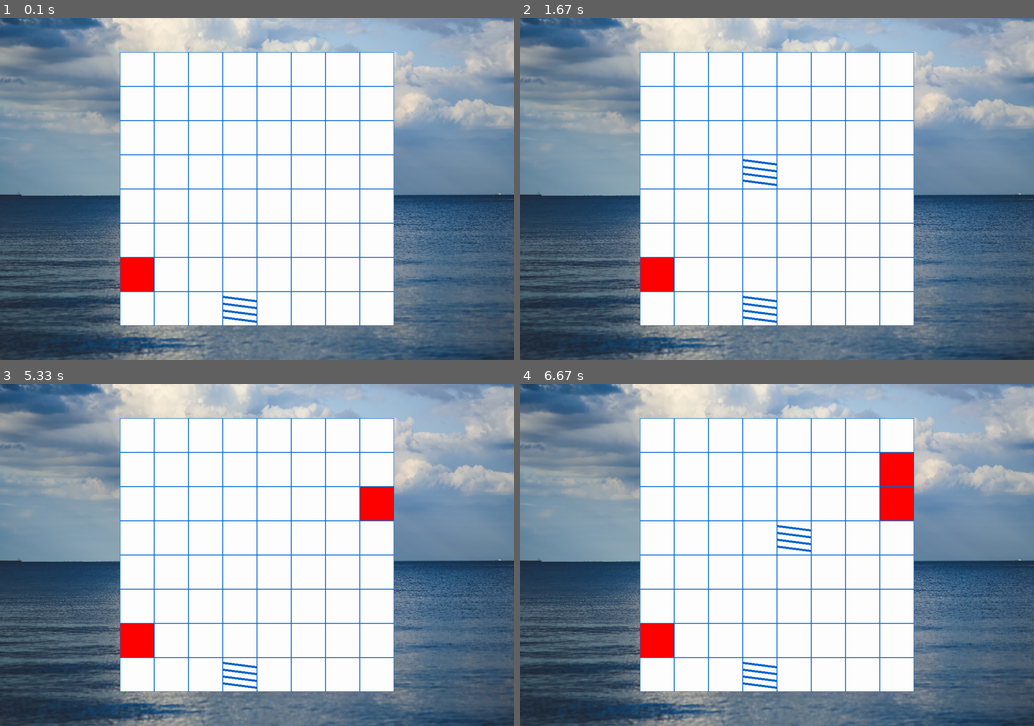
Above: before the commit, frames 1-4 (two rows, left to right).
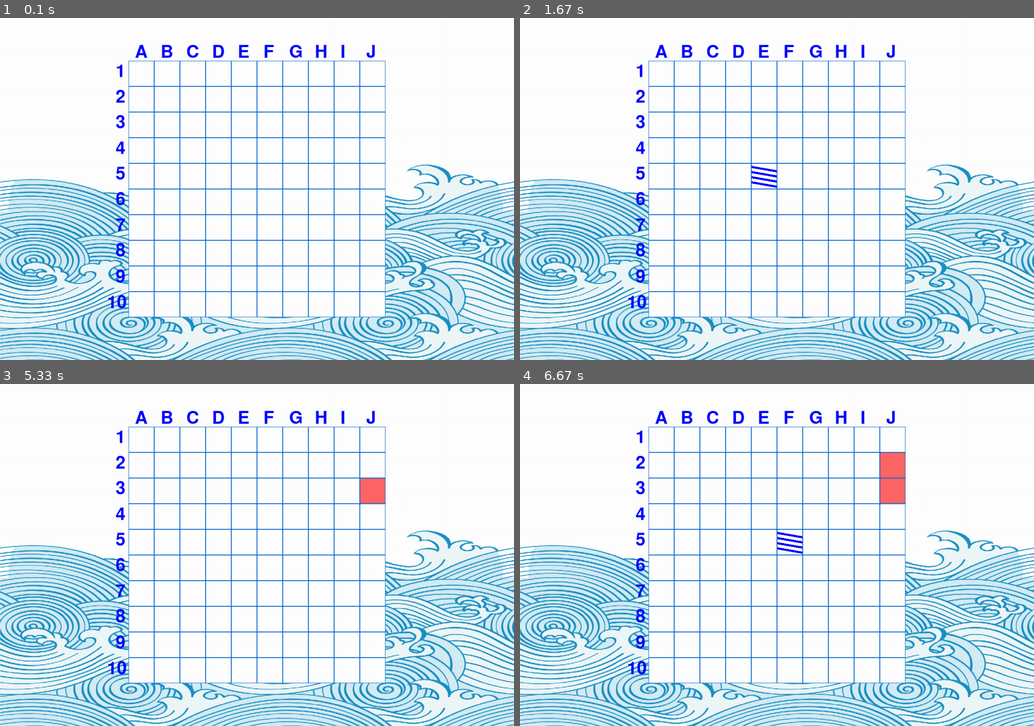
Above: after the commit, the same moments.

Repository: WingiM/PygameMiniGames
Game: pygame game, started from SeaBattle.py
Same seed, same stepped clock (60 frames per second), same inputs: the game is played once before the commit and once after it.
Inputs (mouse positions are in pixels of both pictures, inside the frame that each line leads up to):
- Up to frame 1 (0.1 s): no input
- Up to frame 2 (1.67 s): click (777, 189) at 0.38 s
- Up to frame 3 (5.33 s): click (364, 493) at 5.22 s
- Up to frame 4 (6.67 s): click (890, 472) at 5.55 s; click (797, 541) at 5.88 s

The runs differ from the first frame. In frame 1, 64% of the frame differs, in the area x 0-100%, y 0-100%; in frame 2, 64%; in frame 3, 65%; in frame 4, 65%.

Commit message:
Made SeaBattle.py

Diff:
--- a/SB_player1.txt
+++ b/SB_player1.txt
@@ -1,8 +1,10 @@
-.###...#
-.......#
-.#.##..#
-.#.....#
-.....#..
-..#..#.#
-+.......
-#.#@#.#.
+.###..#...
+.........#
+....##...#
+##.......#
+.........#
+..#..#....
+#....#....
+#.......#.
+#.#.......
+..........
--- a/SB_player2.txt
+++ b/SB_player2.txt
@@ -1,8 +1,10 @@
-.###...#
-.......#
-.#.##..#
-.#.....#
-.....#..
-..#..#.#
-+.......
-#.#@#.#.
+.###..#...
+.........#
+....##...#
+##.......#
+.........#
+..#..#....
+#....#....
+#.......#.
+#.........
+......#...
--- a/SeaBattle.py
+++ b/SeaBattle.py
@@ -1,9 +1,8 @@
 import pygame
 from itertools import product
 from Board import Board
-# from load_image import load_image
-# from load_sound import load_sound
-from constants import WIDTH, HEIGHT, COLORS, SB_CELL_SIZE, SB_CD_LEN
+from constants import WIDTH, HEIGHT, SB_CELL_SIZE, SB_CD_LENGTH, SB_FONT_COLOR, SB_PLAYER1_FILENAME, \
+    SB_PLAYER2_FILENAME, SB_EXPLOSION_SOUND, SB_MISS_SOUND, WIN_SOUND, COLORS
 from load_image import load_image
 from load_sound import load_sound
 
@@ -12,9 +11,63 @@
 screen = pygame.display.set_mode(size)
 
 
-def check_equal_coordinates(arr) -> bool:  # Проверяет, нет ли "косых" кораблей
-    a, all_x = list(map(lambda w: w[0], arr)), True
-    b, all_y = list(map(lambda w: w[1], arr)), True
+def create_ship_map(arrangement, filename) -> dict:  # Создает "карту" расстановки кораблей
+    ships = {1: [], 2: [], 3: [], 4: []}
+
+    # Для каждого значения координат X и Y создается массив координат, где расположены корабли
+    xs = {0: [], 1: [], 2: [], 3: [], 4: [], 5: [], 6: [], 7: [], 8: [], 9: []}
+    ys = {0: [], 1: [], 2: [], 3: [], 4: [], 5: [], 6: [], 7: [], 8: [], 9: []}
+
+    for i in range(len(arrangement)):
+        for j in range(len(arrangement[i])):
+            if arrangement[i][j] == '#':
+                # Одиночные корабли можно сразу исключить
+                if get_round_ships_count(arrangement, j, i) == 1:
+                    ships[1].append([(j, i)])
+                    continue
+                xs[j].append((j, i))
+                ys[i].append((j, i))
+
+    # Происходит поиск кораблей по оси X
+    for n in xs:
+        coords = []
+        for i in xs[n]:
+            x, y = i
+            if (x, y + 1) in xs[n]:
+                coords.append((x, y))
+            elif len(coords) > 0:
+                coords.append((x, y))
+                break
+        try:
+            if 1 < len(coords):
+                ships[len(coords)].append(coords)
+        except KeyError:
+            print(f'Длина одного или нескольких кораблей превышает 4 клетки в расстановке {filename}')
+            exit(0)
+
+    # Происходит поиск кораблей по оси Y
+    for n in ys:
+        coords = []
+        for i in ys[n]:
+            x, y = i
+            if (x + 1, y) in ys[n]:
+                coords.append((x, y))
+            elif len(coords) > 0:
+                coords.append((x, y))
+                break
+        try:
+            if 1 < len(coords):
+                ships[len(coords)].append(coords)
+        except KeyError:
+            print(f'Длина одного или нескольких кораблей превышает 4 клетки в расстановке {filename}')
+            exit(0)
+
+    return ships
+
+
+def check_equal_coordinates(arrangement) -> bool:  # Проверяет, нет ли "косых" кораблей
+    a, all_x = list(map(lambda w: w[0], arrangement)), True
+    b, all_y = list(map(lambda w: w[1], arrangement)), True
     for i in a:
         if a[0] != i:
             all_x = False
@@ -25,15 +78,15 @@
 
 
 def correct(x, y):  # Проверяет корректность введеных координат (существует ли такая клетка)
-    return True if 0 <= x <= 7 and 0 <= y <= 7 else False
-
-
-def get_round_ships_count(arrange, x, y) -> int:  # Возвращает количество клеток с кораблями вокруг данной
+    return True if 0 <= x <= 9 and 0 <= y <= 9 else False
+
+
+def get_round_ships_count(arrangement, x, y) -> int:  # Возвращает количество клеток с кораблями вокруг данной
     boards = [(x, y)]
     rounds = list(
         filter(lambda w: correct(*w) and not (w[0] == x and w[1] == y), product([x, x + 1, x - 1], [y, y + 1, y - 1])))
     for x, y in rounds:
-        if arrange[y][x] == '#':
+        if arrangement[y][x] == '#':
             boards.append((x, y))
     if (c := len(boards)) == 1 or check_equal_coordinates(boards):
         return c
@@ -41,46 +94,60 @@
         return 4
 
 
-def check_arrangement(arrangement) -> bool:  # Проверяет правильность расстановки
-    if max(map(len, arrangement)) > 8 or len(arrangement) != 8:
+def check_arrangement(arrangement, ship_map) -> bool:  # Проверяет правильность расстановки
+    if max(map(len, arrangement)) > 10 or len(arrangement) != 10:  # Не превышает ли поле установленные размеры
         return False
 
-    for i in range(len(arrangement)):
+    for i in range(len(arrangement)):  # Нет ли неправильных кораблей (косых или образующих угол)
         for j in range(len(arrangement[i])):
             if arrangement[i][j] == '#' and get_round_ships_count(arrangement, j, i) > 3:
                 return False
 
+    # Правильно ли задано количество кораблей (4 одиночных, 3 двойных и т.д.)
+    if list(map(len, ship_map.values())) != [4, 3, 2, 1]:
+        return False
+
     return True
 
 
 def load_arrangement(filename) -> tuple:  # Загружает расстановку
-    empty = False
-    with open(filename, 'r') as arrangement:
-        arrangement = [list(line.strip().ljust(8, '.')) for line in arrangement if line.strip()]
-        if not arrangement:
-            empty = True
-            arrangement = [list('.' * 8) for _ in range(8)]
-
-    if not check_arrangement(arrangement):
+    is_empty = False
+    try:
+        with open(filename, 'r') as arrangement:
+            # Если длины одной из строк не хватает, то добавляются точки
+            arrangement = [list(line.strip().ljust(10, '.')) for line in arrangement if line.strip()]
+            if not arrangement:
+                is_empty = True
+                arrangement = [list('.' * 10) for _ in range(10)]
+    except FileNotFoundError:
+        print(f'Файл {filename} не найден')
+        exit(0)
+
+    ship_map = create_ship_map(arrangement, filename)
+
+    if not check_arrangement(arrangement, ship_map):
         print(f'Ошибка в расстановке {filename}')
-
-    return arrangement, empty
+        exit(0)
+
+    return arrangement, ship_map, is_empty
 
 
 class SeaBattleBoard(Board):
-    explosion_sound = load_sound('SB_explosion.mp3')
-    miss_sound = load_sound('SB_miss.mp3')
-    background = pygame.transform.scale(load_image('SB_back.jpg'), (WIDTH, HEIGHT))
+    explosion_sound = load_sound(SB_EXPLOSION_SOUND)
+    miss_sound = load_sound(SB_MISS_SOUND)
+    background = pygame.transform.scale(load_image('SB_back.png'), (WIDTH, HEIGHT))
 
     def __init__(self, screen):
-        super().__init__(8, 8, screen)
+        super().__init__(10, 10, screen)
         self.caption = 'Морской Бой'
-        self.turn = 'red'
+        self.won = False
         self.screen = screen
         self.cooldown = 0
-        self.p1, self.p1_is_empty = load_arrangement('SB_player1.txt')
-        self.p2, self.p2_is_empty = load_arrangement('SB_player2.txt')
-        self.board = self.p1
+        self.p1, self.p1_ship_map, self.p1_is_empty = load_arrangement(SB_PLAYER1_FILENAME)
+        self.p2, self.p2_ship_map, self.p2_is_empty = load_arrangement(SB_PLAYER2_FILENAME)
+        self.board = self.p2
+        self.map = self.p2_ship_map
+        self.font = pygame.font.Font(None, SB_CELL_SIZE)
         if any([self.p1_is_empty, self.p2_is_empty]):
             self.caption = 'Морской Бой (у одного из игроков пустое поле)'
 
@@ -88,39 +155,90 @@
         if self.cooldown:
             self.cooldown -= 1
             if not self.cooldown:
-                self.turn = 'blue' if self.turn == 'red' else 'red'
                 self.board = self.p1 if self.board == self.p2 else self.p2
+                self.map = self.p1_ship_map if self.map == self.p2_ship_map else self.p2_ship_map
+        self.screen.fill((255, 255, 255))
         self.screen.blit(SeaBattleBoard.background, (0, 0))
         y = self.top
+        c = 1
         for i in range(self.height):
             x = self.left
+            num = self.font.render(f'{c}', True, SB_FONT_COLOR)
+            if c == 10:
+                self.screen.blit(num, (x - self.cell_size // 1.2, y + self.cell_size // 10))
+            else:
+                self.screen.blit(num, (x - self.cell_size // 2, y + 5))
+            let = ord('A')
             for j in range(self.width):
+                if i == 0:
+                    letter = self.font.render(f'{chr(let)}', True, SB_FONT_COLOR)
+                    self.screen.blit(letter, (x + self.cell_size // 4, y - self.cell_size // 1.5))
+                    let += 1
                 pygame.draw.rect(self.screen, (0, 102, 204), (x, y, self.cell_size, self.cell_size), 1)
                 pygame.draw.rect(self.screen, 'white', (x + 1, y + 1, self.cell_size - 2, self.cell_size - 2))
                 if self.board[i][j] == '+':
-                    pygame.draw.rect(self.screen, 'red', (x + 1, y + 1, self.cell_size - 2, self.cell_size - 2))
+                    pygame.draw.rect(self.screen, COLORS['red'], (x + 1, y + 1, self.cell_size - 2, self.cell_size - 2))
                 elif self.board[i][j] == '@':
                     another_y = y + 1 + self.cell_size // 5
                     for _ in range(4):
-                        pygame.draw.line(self.screen, (0, 102, 204), (x + 1, another_y - 5),
+                        pygame.draw.line(self.screen, COLORS['dark-blue'], (x + 1, another_y - 5),
                                          (x + self.cell_size - 2, another_y + 5), 5)
                         another_y += self.cell_size // 5
                 x += self.cell_size
+            c += 1
             y += self.cell_size
 
     def on_click(self, cell):
-        if cell and not self.cooldown:
+        if cell and not self.cooldown and not self.won:
             x, y = cell
+            # Если игрок промахивается, то ход передается следующему после "перезарядки"
             if self.board[y][x] == '.':
                 pygame.mixer.Sound.play(SeaBattleBoard.miss_sound)
                 self.board[y][x] = '@'
-                self.cooldown = SB_CD_LEN
+                self.cooldown = SB_CD_LENGTH
             elif self.board[y][x] == '#':
                 pygame.mixer.Sound.play(SeaBattleBoard.explosion_sound)
                 self.board[y][x] = '+'
+                self.check_kills()
+
+    def check_kills(self):  # Проверяет, нет ли уничтоженных кораблей
+        for ship_size in self.map:
+            for ship in self.map[ship_size]:
+                if all(self.cell_is_destroyed(x, y) for x, y in ship):
+                    self.map[ship_size].remove(ship)
+                    self.shoot_rounds(ship)
+        self.check_win()
+
+    def check_win(self):
+        if not any(self.map[ship_size] for ship_size in self.map):
+            self.won = True
+            pygame.mixer.Sound.play(load_sound(WIN_SOUND))
+            if self.map == self.p1_ship_map:
+                self.caption = 'Морской бой (ПОБЕДИЛ ИГРОК 2)'
+            else:
+                self.caption = 'Морской бой (ПОБЕДИЛ ИГРОК 1)'
+
+    def shoot_rounds(self, ship):  # Закрашивает клетки возле уничтоженного корабля (вызывается из check_kills())
+        for i in ship:
+            x, y = i
+            rounds = list(
+                filter(lambda w: correct(*w) and not (w[0] == x and w[1] == y),
+                       product([x, x + 1, x - 1], [y, y + 1, y - 1])))
+            for j in rounds:
+                x1, y1 = j
+                if self.board[y1][x1] == '.':
+                    self.board[y1][x1] = '@'
+
+    def cell_is_destroyed(self, x, y):  # Есть ли в этой клетке поврежденная часть корабля
+        return self.board[y][x] == '+'
 
     def restart(self):
-        pass
+        self.caption = 'Морской бой'
+        self.p1, self.p1_ship_map, self.p1_is_empty = load_arrangement(SB_PLAYER1_FILENAME)
+        self.p2, self.p2_ship_map, self.p2_is_empty = load_arrangement(SB_PLAYER2_FILENAME)
+        self.won = False
+        self.board = self.p2
+        self.map = self.p2_ship_map
 
 
 if __name__ == '__main__':
--- a/Sumo.py
+++ b/Sumo.py
@@ -62,7 +62,7 @@
 
     def __init__(self, *group, pos, transform=None):
         super(Player, self).__init__(*group)
-        if not transform:
+        if transform:
             self.image = pygame.transform.rotate(Player.image, 180)
         else:
             self.image = Player.image
--- a/TicTacToe.py
+++ b/TicTacToe.py
@@ -2,7 +2,7 @@
 from Board import Board
 from load_image import load_image
 from load_sound import load_sound
-from constants import TTT_WIN_SOUND, TTT_CLICK_SOUND, COLORS, WIDTH, HEIGHT
+from constants import WIN_SOUND, TTT_CLICK_SOUND, COLORS, WIDTH, HEIGHT
 
 size = width, height = 800, 800
 screen = pygame.display.set_mode(size)
@@ -12,7 +12,7 @@
     cross = load_image('cross.png')
     nought = load_image('nought.png')
     press_sound = load_sound(TTT_CLICK_SOUND)
-    win_sound = load_sound(TTT_WIN_SOUND)
+    win_sound = load_sound(WIN_SOUND)
 
     def __init__(self, screen):
         super().__init__(3, 3, screen)
--- a/constants.py
+++ b/constants.py
@@ -12,11 +12,13 @@
           'dark green': (0, 102, 0),
           'black': (12, 12, 12),
           'grey': (52, 52, 52),
-          'light-red': (255, 0, 0)}  # Цвета, используемые в играх
+          'light-red': (255, 0, 0),
+          'dark-blue': (0, 0, 255)}  # Цвета, используемые в играх
+
+WIN_SOUND = 'win.mp3'
 
 # Константы для игры в крестики-нолики
 TTT_CLICK_SOUND = 'click.mp3'
-TTT_WIN_SOUND = 'ttt_win.mp3'
 TTT_CELL_SIZE = WIDTH // 10
 
 # Константы для игры в сумо
@@ -26,7 +28,7 @@
 SUMO_MOVES = (0, 30)  # Перемещение игроков по оси x и y соответственно
 
 # Константы для игры в "Украсть бриллиант"
-STD_TIME_RANGE = (2000, 4000)  # От 2х до 6и секунд
+STD_TIME_RANGE = (2000, 4000)  # Время указываетсяв миллисекундах
 STD_DELAY = 100
 STD_EVENT_TYPE = 32775
 STD_HAND1_EVENT = 32776
@@ -61,5 +63,10 @@
 AH_HIT_SOUND = 'hit.mp3'
 
 # Константы для игры в морской бой
-SB_CELL_SIZE = WIDTH // 15
-SB_CD_LEN = FPS * 2
+SB_CELL_SIZE = WIDTH // 20
+SB_CD_LENGTH = FPS * 2  # Время "перезарядки" после хода одного из игроков
+SB_FONT_COLOR = COLORS['dark-blue']
+SB_PLAYER1_FILENAME = 'SB_player1.txt'
+SB_PLAYER2_FILENAME = 'SB_player2.txt'
+SB_EXPLOSION_SOUND = 'SB_explosion.mp3'
+SB_MISS_SOUND = 'SB_miss.mp3'
--- a/main.py
+++ b/main.py
@@ -17,25 +17,6 @@
 clock = pygame.time.Clock()
 manager = pygame_gui.UIManager(SIZE, 'style.json')
 
-# Настройка игры в крестики нолики
-TicTacToe = TicTacToeBoard(screen)
-TicTacToe.set_view((WIDTH - TicTacToe.width * TTT_CELL_SIZE) // 2,
-                   (HEIGHT - TicTacToe.height * TTT_CELL_SIZE) // 2, TTT_CELL_SIZE)
-
-# Настройка игры в сумо
-SUMO_all_sprites = pygame.sprite.Group()
-SUMO_all_sprites.add(SUMO_field)
-SUMO_player1 = Player(SUMO_all_sprites, pos=SUMO_PLAYER1)
-SUMO_player2 = Player(SUMO_all_sprites, pos=SUMO_PLAYER2, transform=180)
-Sumo = SumoGame(screen, SUMO_player1, SUMO_player2, SUMO_all_sprites)
-
-# Настройка игры в "Украсть бриллиант"
-STD_all_sprites = pygame.sprite.Group()
-STD_diamond = Diamond(STD_all_sprites)
-STD_hand1 = Hand(STD_all_sprites, number=1, diamond=STD_diamond)
-STD_hand2 = Hand(STD_all_sprites, number=2, diamond=STD_diamond)
-STD = StealTheDiamond(screen, STD_all_sprites, STD_hand1, STD_hand2, STD_diamond)
-
 # Настройка игры в Аэро Хоккей
 AH_stick1 = Stick(AH_STICK1_COLOR, AH_STICK1X, AH_STICK1Y)
 AH_stick2 = Stick(AH_STICK2_COLOR, AH_STICK2X, AH_STICK2Y)
@@ -47,17 +28,37 @@
 SB.set_view((WIDTH - 8 * SB_CELL_SIZE) // 2,
             (HEIGHT - 8 * SB_CELL_SIZE) // 2, SB_CELL_SIZE)
 
+# Настройка игры в крестики нолики
+TicTacToe = TicTacToeBoard(screen)
+TicTacToe.set_view((WIDTH - TicTacToe.width * TTT_CELL_SIZE) // 2,
+                   (HEIGHT - TicTacToe.height * TTT_CELL_SIZE) // 2, TTT_CELL_SIZE)
+
+# Настройка игры в сумо
+SUMO_all_sprites = pygame.sprite.Group()
+SUMO_all_sprites.add(SUMO_field)
+SUMO_player1 = Player(SUMO_all_sprites, pos=SUMO_PLAYER1, transform=180)
+SUMO_player2 = Player(SUMO_all_sprites, pos=SUMO_PLAYER2)
+Sumo = SumoGame(screen, SUMO_player1, SUMO_player2, SUMO_all_sprites)
+
+# Настройка игры в "Украсть бриллиант"
+STD_all_sprites = pygame.sprite.Group()
+STD_diamond = Diamond(STD_all_sprites)
+STD_hand1 = Hand(STD_all_sprites, number=1, diamond=STD_diamond)
+STD_hand2 = Hand(STD_all_sprites, number=2, diamond=STD_diamond)
+STD = StealTheDiamond(screen, STD_all_sprites, STD_hand1, STD_hand2, STD_diamond)
+
+
 # Настройка выпадающего списка
 # Для добавления новой игры необходимо добавить в словарь ее название и класс
 # Также игра должна иметь методы render() и restart()
 # Обработку действий в игре можно написать в ф-ии play_game(), если игра статичная
 # Если игра требует частых обновлений и проверок, то лучше написать в основной игровой цикл
 # Например, как игра в Аэрохоккей
-games_dict = {'Tic Tac Toe (Крестики-нолики)': TicTacToe,
+games_dict = {'Air Hockey (Аэрохоккей)': AH,
+              'Sea Battle (Морской Бой)': SB,
+              'Tic Tac Toe (Крестики-нолики)': TicTacToe,
               'Sumo (Сумо)': Sumo,
-              'Steal The Diamond (Украсть бриллиант)': STD,
-              'Air Hockey (Аэрохоккей)': AH,
-              'Sea Battle (Морской Бой)': SB}
+              'Steal The Diamond (Украсть бриллиант)': STD}
 game_changer = pygame_gui.elements.ui_drop_down_menu.UIDropDownMenu(
     options_list=list(games_dict.keys()),
     starting_option='Air Hockey (Аэрохоккей)',
Binary file removed: data/sb_back.jpg
Binary file added: data/sb_back.png
Not shown, added: Sounds/win.mp3
